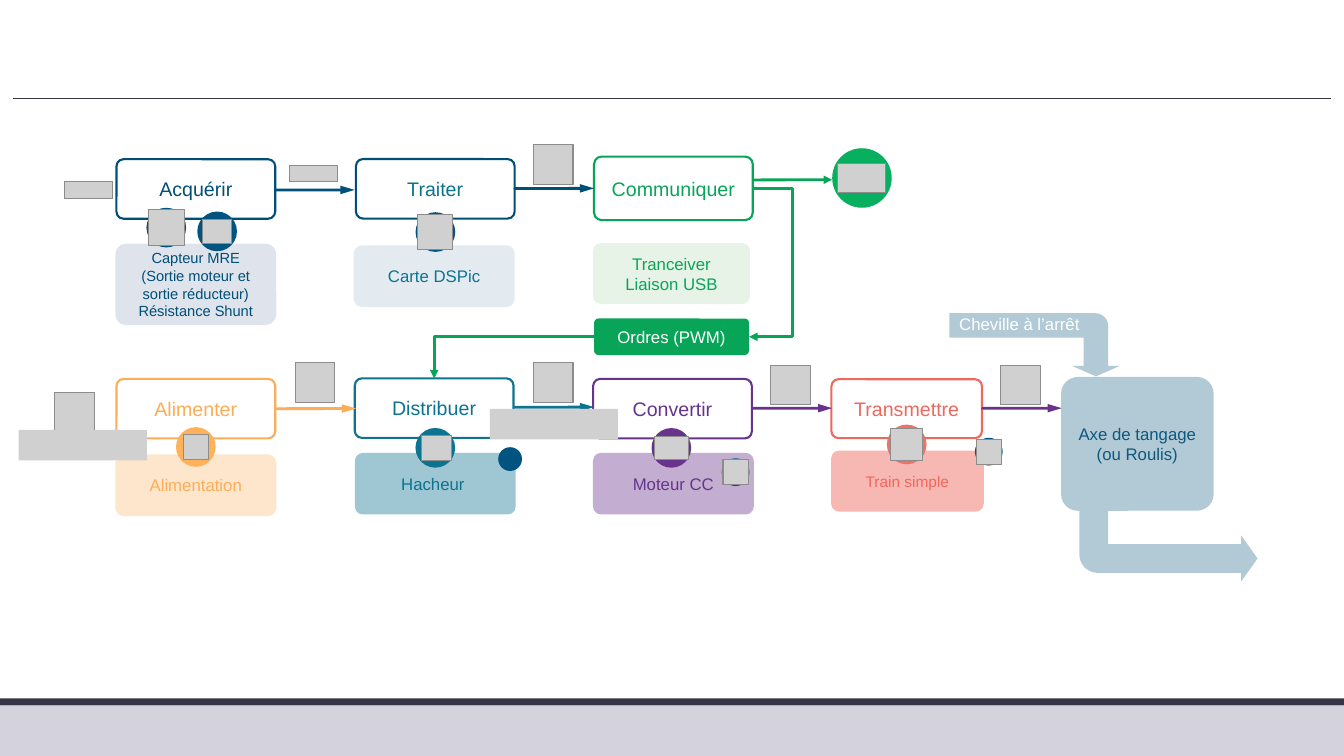
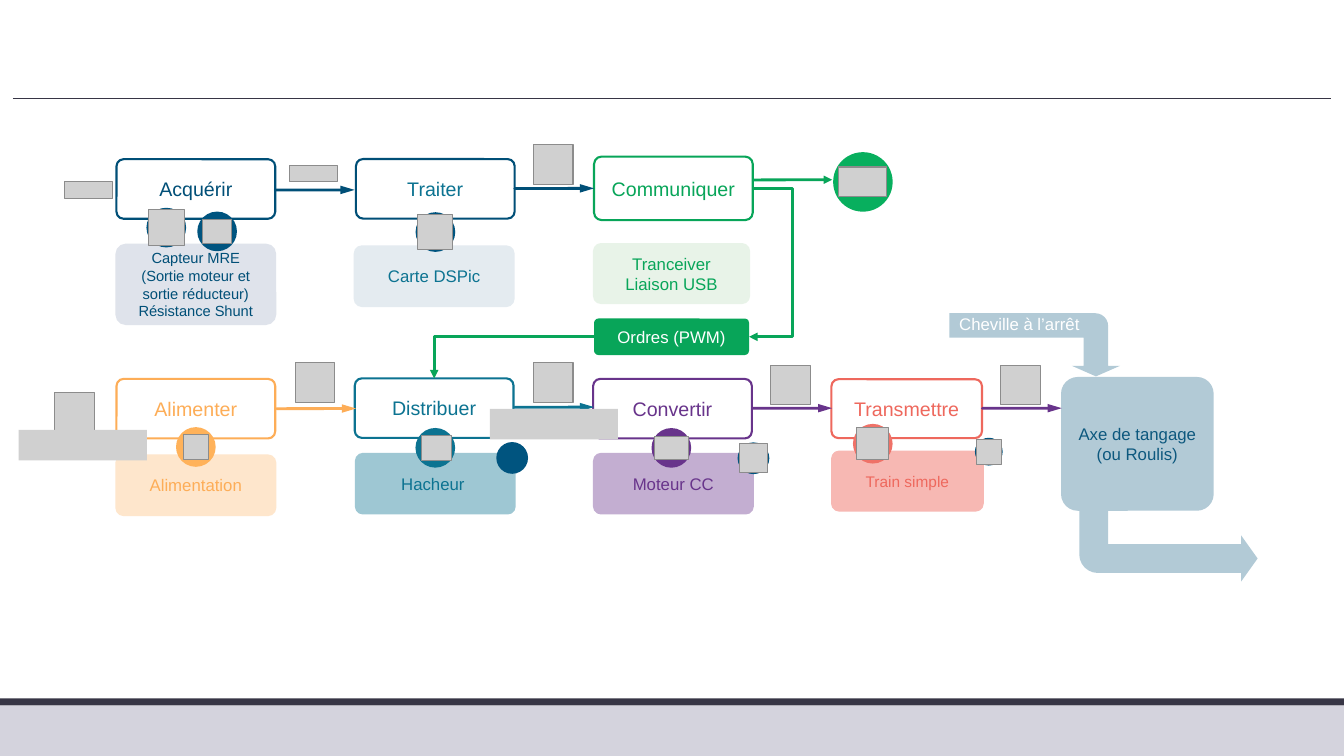
Before and after one commit to xpessoles/TP_Corriges, a slide deck: slide 3 of 03_ChevilleNAO/03_ChevilleNAO.pptx. Drawn at 1344x756 pixels with LibreOffice and Linux fonts; fonts in the diff are those of the drawing; grey boxes stand for pictures; background and template pictures are left out. Boxes give left, top, right and bottom in pixels: in the first picture for what was removed or moved away, otherwise in the second. Text is boxed around its words. In the diff, an @@ line names an element or a change of style, - is before the commit and + after.

```diff
--- a/03_ChevilleNAO/03_ChevilleNAO.pptx
+++ b/03_ChevilleNAO/03_ChevilleNAO.pptx
@@ ellipse: place and size @@
-ellipse at (833, 148, 892, 208)
+ellipse at (834, 152, 893, 212)
@@ picture: place and size @@
-picture at (838, 163, 886, 193)
+picture at (839, 167, 887, 197)
@@ ellipse: place and size @@
-ellipse at (498, 448, 522, 472)
+ellipse at (496, 443, 527, 474)
@@ ellipse at (496, 443, 527, 474): mirrored @@
@@ ellipse: place and size @@
-ellipse at (722, 459, 750, 487)
+ellipse at (738, 443, 769, 474)
@@ picture: place and size @@
-picture at (723, 460, 748, 485)
+picture at (739, 444, 768, 473)
@@ ellipse: place and size @@
-ellipse at (887, 424, 927, 464)
+ellipse at (853, 424, 892, 464)
@@ picture: place and size @@
-picture at (891, 429, 923, 460)
+picture at (857, 427, 888, 459)
```
Also in this commit, not shown: 2 other files.
